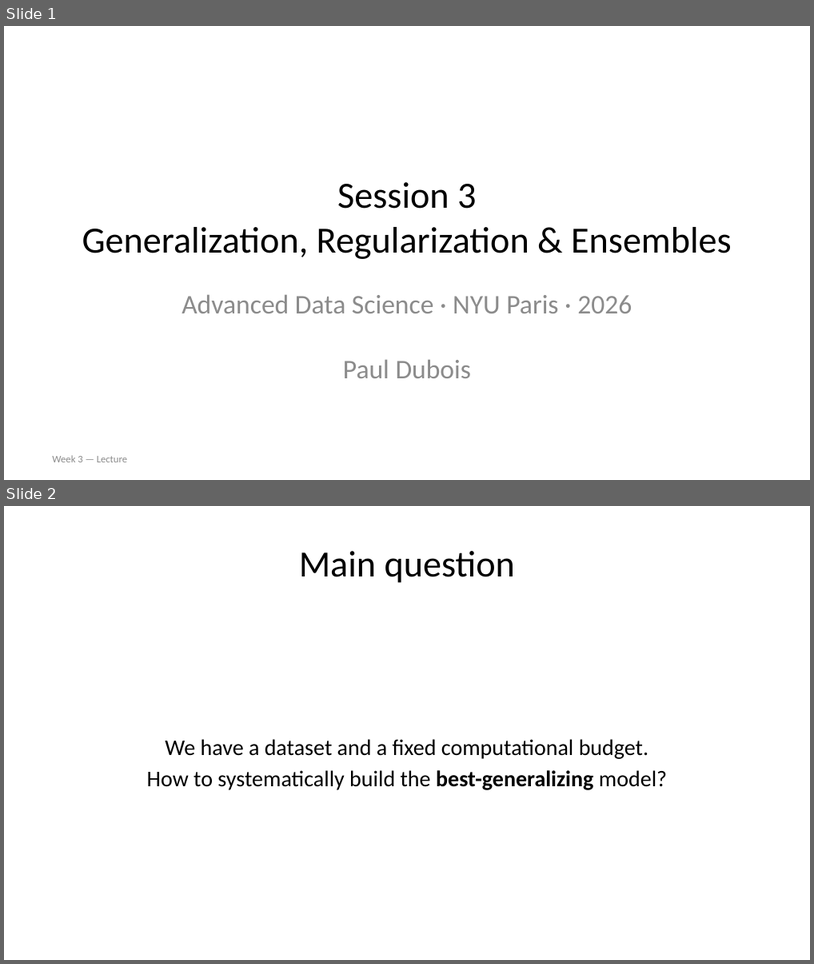
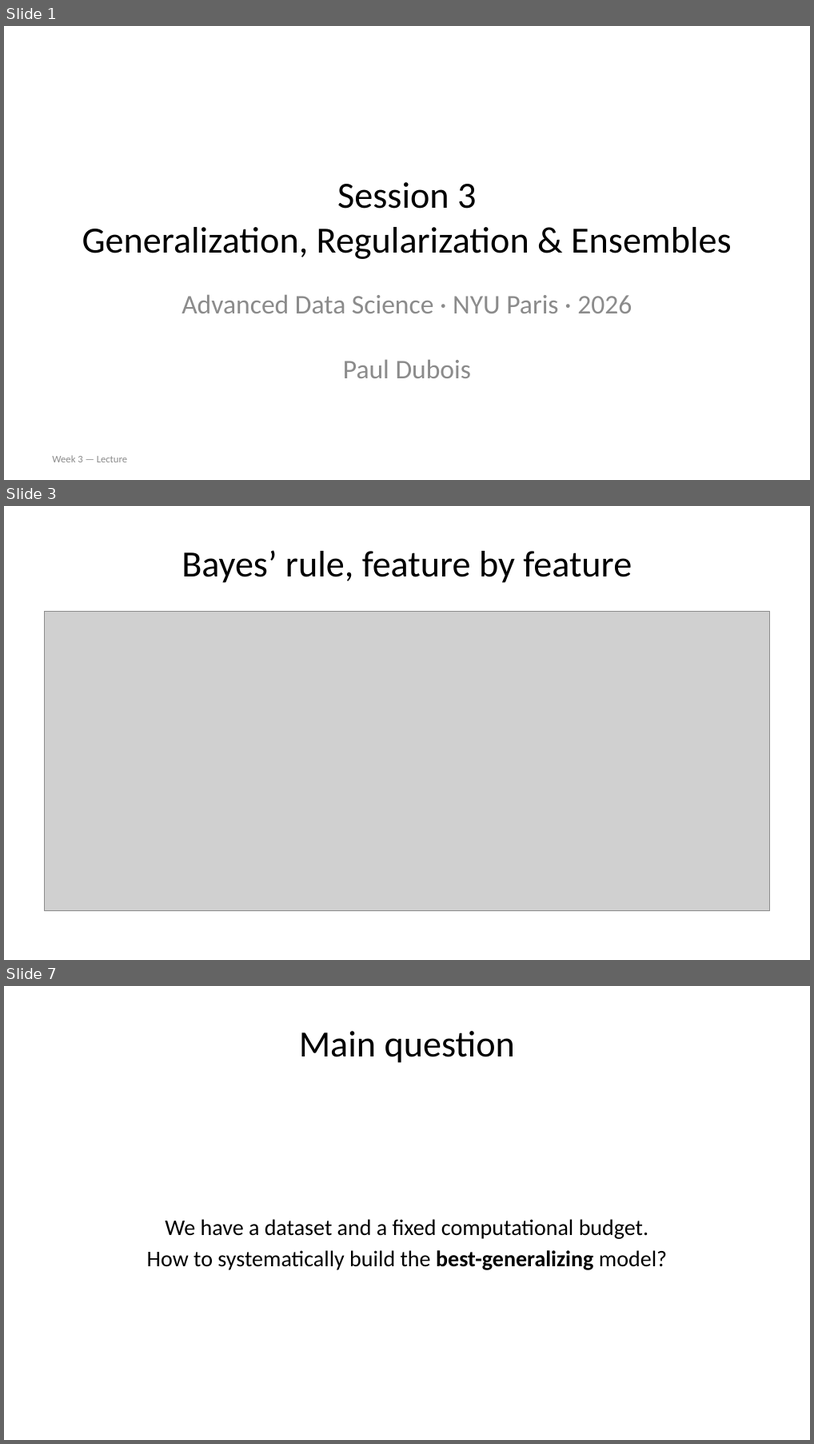
Before and after one commit to pauldubois98/AdcancedTopicsDataScience2026, a slide deck: Course03/slides.pptx. Shown one above the other, each under a label of ours: slides 1 and 2 before the commit, slides 1, 3 and 7 after it; the slides between them are not shown. The pictures are 814x964 and 814x1444 pixels, drawn with LibreOffice and Linux fonts; fonts in the diff are those of the drawing; grey boxes stand for pictures. Boxes give left, top, right and bottom in pixels: in the first picture for what was removed or moved away, otherwise in the second. Text is boxed around its words. In the diff, an @@ line names an element or a change of style, - is before the commit and + after.

Commit message:
Added small Gaussian naive Bayes section

```diff
--- a/Course03/slides.pptx
+++ b/Course03/slides.pptx
@@ slide 3 added at [4,506,810,960], background #FFFFFF @@
@@ title added at [182,550,632,583], 33 pt, text #000000 @@
+Bayes’ rule, feature by feature
@@ picture added at [44,612,770,911] @@
@@ what was slide 2 is now slide 7 @@
```
Also in this commit, not shown: 4 other slides added, 1 other file.
